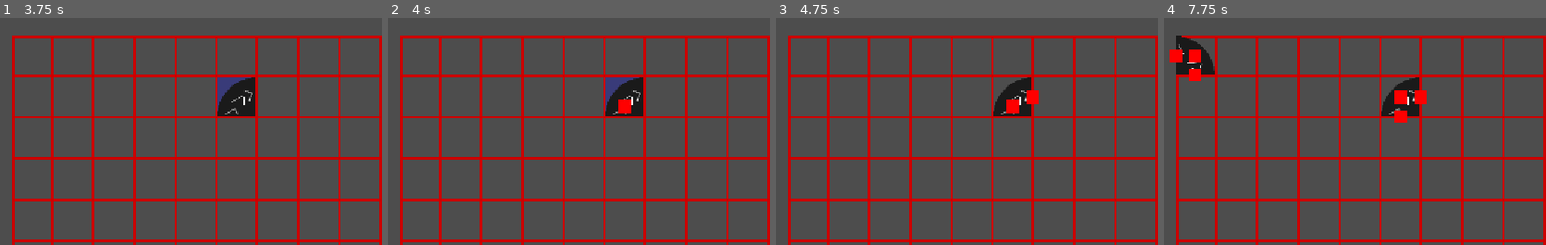
Above: before the commit, frames 1-4 (left to right).
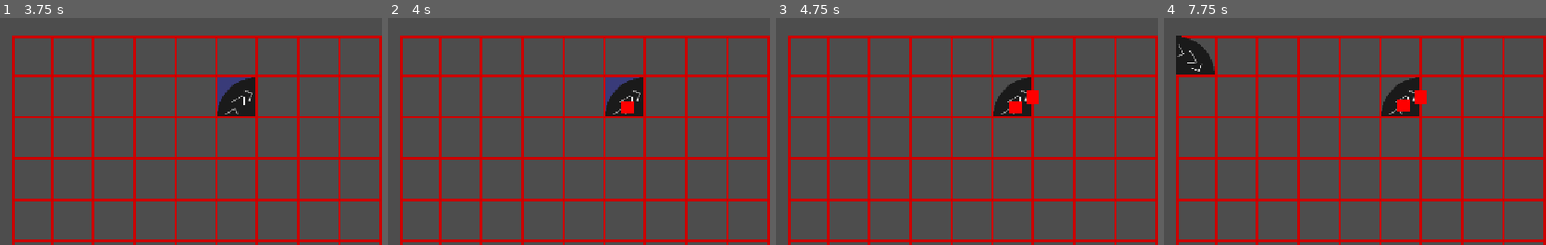
Above: after the commit, the same moments.

Repository: maksymiblue12/TFMG-Mania
Game: Godot game, scene res://world/world.tscn
The game is run twice, just before and just after one commit, with the same random seed, the same clock (stepped at 60 frames per second) and the same inputs.
Inputs (mouse positions are in pixels of both pictures, inside the frame that each line leads up to):
- Up to frame 1 (3.75 s): tap Enter (ui_accept) at 0.5, 0.77, 1.25, 1.52, 2, 2.75, 3.02, 3.5 s; move the mouse to (outside the picture) at 0.52 s; tap S (camera_down) at 0.6 s; click (outside the picture) at 0.67 s; move the mouse to (outside the picture) at 1.27 s; tap A (camera_left) at 1.35 s; click (outside the picture) at 1.42 s; move the mouse to (outside the picture) at 2.02 s; tap D (camera_right) at 2.1 s; click (outside the picture) at 2.17 s; move the mouse to (outside the picture) at 2.77 s; tap W (camera_up) at 2.85 s; click (outside the picture) at 2.92 s; move the mouse to (233, 99) at 3.52 s; hold C (change_building) from 3.53 s (still down); click (233, 99) at 3.67 s
- Up to frame 2 (4 s): keep holding C (change_building); tap Enter (ui_accept) at 3.77 s
- Up to frame 3 (4.75 s): move the mouse to (outside the picture) at 4.27 s; release C (change_building) at 4.28 s; tap R (rotate_building) at 4.35 s; click (outside the picture) at 4.42 s; tap Enter (ui_accept) at 4.52 s
- Up to frame 4 (7.75 s): move the mouse to (1213, 36) at 5.02 s; tap S (camera_down) at 5.1 s; click (1213, 36) at 5.17 s; tap Enter (ui_accept) at 5.75, 6.02, 6.77, 7.52 s; move the mouse to (outside the picture) at 5.77 s; tap A (camera_left) at 5.85 s; click (outside the picture) at 5.92 s; move the mouse to (outside the picture) at 6.52 s; tap D (camera_right) at 6.6 s; click (outside the picture) at 6.67 s; move the mouse to (outside the picture) at 7.27 s; tap W (camera_up) at 7.35 s; click (outside the picture) at 7.42 s

Frame 1 is identical in both runs. In frame 2, 0.1% of the frame differs, in the area x 60-65%, y 35-43%; in frame 3, 0.1%; in frame 4, 1.0%, in the area x 1-65%, y 13-47%.
Error after the commit: Invalid access to property or key 'has_tile' on a base object of type 'Nil'. (res://systems/belt_path/belt_manager.gd:30)

Commit message:
stuff

Diff:
--- a/assets/belt_animation.gdshader
+++ b/assets/belt_animation.gdshader
@@ -4,7 +4,12 @@
 
 void fragment() {
 	vec2 uv=UV;
+	uv.x+=sqrt(1.0-uv.y*uv.y);
+	if (!(uv.x<0.0||uv.x>1.0||uv.y<0.0||uv.y>1.0)) {
+		discard;
+	}
 	uv.y=fract(uv.y+speed*TIME);
+	uv.x=uv.x-sqrt(1.0-uv.y*uv.y);
 	vec4 col=texture(TEXTURE,uv);
 	COLOR=col;
 }
--- a/project.godot
+++ b/project.godot
@@ -24,11 +24,6 @@
 
 window/stretch/mode="canvas_items"
 window/stretch/aspect="expand"
-
-[editor]
-
-version_control/plugin_name="GitPlugin"
-version_control/autoload_on_startup=true
 
 [input]
 
--- a/systems/belt_path/belt_manager.gd
+++ b/systems/belt_path/belt_manager.gd
@@ -6,12 +6,7 @@
 var belt_paths:Array[BeltPath]=[]
 
 func is_belt(sq:Square,dir:GameConstants.DIRECTION):
-	if (!(sq and sq.has_tile)): return false
-	if (sq.tile.has_component("belt")):
-		return sq.tile.get_direction()==dir
-	elif (sq.tile.has_component("belt_corner")):
-		return sq.tile.get_starting_direction()==GameConstants.OPPOSITE_DIRECTION[dir]
-	return false
+	return sq and sq.has_tile and sq.tile.has_component("basic_belt") and sq.tile.get_direction()==dir
 
 func on_belt_added(belt:Belt):
 	var sq=belt.square
@@ -29,20 +24,22 @@
 
 func on_belt_corner_added(belt:BeltCorner):
 	var sq=belt.square
+	var bd=GameConstants.OPPOSITE_DIRECTION[belt.get_starting_direction()]
 	var back_tile=sq.get_direction_neighbours()[belt.get_starting_direction()]
 	var front_tile=sq.get_direction_neighbours()[belt.get_direction()]
-	if (is_belt(back_tile,belt.dir) and !is_belt(front_tile,belt.dir)):
+	if (back_tile.has_tile):
+		print(back_tile.tile," ",front_tile.tile," ",bd," ",back_tile.tile.get_direction())
+	if (is_belt(back_tile,bd) and !is_belt(front_tile,belt.get_direction())):
 		back_tile.tile.belt_path.add_belt(belt)
-	elif (!is_belt(back_tile,belt.dir) and is_belt(front_tile,belt.dir)):
+	elif (!is_belt(back_tile,bd) and is_belt(front_tile,belt.get_direction())):
 		front_tile.tile.belt_path.add_belt_before(belt)
-	elif (is_belt(back_tile,belt.dir) and is_belt(front_tile,belt.dir)):
+	elif (is_belt(back_tile,bd) and is_belt(front_tile,belt.get_direction())):
 		back_tile.tile.belt_path.add_belt(belt)
 		belt.belt_path.merge(front_tile.tile.belt_path)
 	else:
 		new_belt_path(belt)
 
 func new_belt_path(belt:BasicBelt):
-	print("aaa")
 	var p:BeltPath=BELT_PATH.instantiate()
 	add_child(p)
 	belt_paths.append(p)
--- a/systems/belt_path/belt_path.gd
+++ b/systems/belt_path/belt_path.gd
@@ -36,6 +36,7 @@
 	for i in belt.get_points_for_path():
 		curve.add_point(i)
 	length=curve.get_baked_length()
+	#line.points=curve.get_baked_points()
 
 func add_belt_before(belt:BasicBelt):
 	belt.belt_path=self
--- a/tiles/belt/basic_belt.gd
+++ b/tiles/belt/basic_belt.gd
@@ -2,6 +2,10 @@
 extends ItemInterface
 
 var belt_path:BeltPath
+
+func _init() -> void:
+	super._init()
+	components.append("basic_belt")
 
 func get_points_for_path():
 	assert(false,"Not Implemented")
--- a/tiles/belt/belt_corner.gd
+++ b/tiles/belt/belt_corner.gd
@@ -13,14 +13,42 @@
 	return GameConstants.OPPOSITE_DIRECTION[dir] if flipped else dir
 
 func get_starting_direction():
-	return GameConstants.NEXT_DIRECTION[GameConstants.OPPOSITE_DIRECTION[dir]] if flipped else GameConstants.NEXT_DIRECTION[dir]
+	return GameConstants.NEXT_DIRECTION[dir]
 
 func get_points_for_path():
-	return [get_direction_side(GameConstants.NEXT_DIRECTION[dir]),get_center(),get_direction_side(dir)]
+	var ps=[]
+	var segments=10.0
+	var rx=$Sprite2D.get_rect().size.x
+	var ry=$Sprite2D.get_rect().size.y
+	var r=$Sprite2D.get_rect().size.x/2
+	var start:Vector2
+	var offset:float
+	if (dir==GameConstants.DIRECTION.RIGHT):
+		start=global_position+Vector2((0 if flipped else rx),ry)
+		offset=180 if flipped else 270
+	elif (dir==GameConstants.DIRECTION.DOWN):
+		start=global_position+Vector2(0,(0 if flipped else ry))
+		offset=90 if flipped else 180
+	elif (dir==GameConstants.DIRECTION.LEFT):
+		start=global_position+Vector2((rx if flipped else 0),0)
+		offset=0 if flipped else 90
+	elif (dir==GameConstants.DIRECTION.UP):
+		start=global_position+Vector2(rx,(ry if flipped else 0))
+		offset=270 if flipped else 0
+
+	var rn=range(segments+1) if flipped else range(segments,-1,-1)
+	for i in rn:
+		var a=deg_to_rad(offset+i/segments*90)
+		var x=start.x-cos(a)*r
+		var y=start.y+sin(a)*r
+		ps.append(Vector2(x,y))
+	return ps
 
 func _ready() -> void:
 	super._ready()
 	GameState.belt_manager.on_belt_corner_added(self)
+	if (flipped):
+		$Sprite2D.flip_v=true
 
 func copy_to(tile):
 	super.copy_to(tile)
--- a/tiles/item_acceptor.gd
+++ b/tiles/item_acceptor.gd
@@ -8,7 +8,7 @@
 	super._init()
 	components.append("item_acceptor")
 
-func on_accepted_item():
+func on_item_accepted():
 	pass
 
 func pop_accepted_item():
@@ -16,15 +16,18 @@
 	accepted_item=GameConstants.ITEM_TYPE.NONE
 	return t
 
+func can_accept_item():
+	return true
+
 func copy_to(tile):
 	super.copy_to(tile)
 	tile.accepted_item=accepted_item
 	tile.acceptor_active=acceptor_active
 
 func try_accept_item(item_type:GameConstants.ITEM_TYPE):
-	if (!acceptor_active): return false
+	if (!acceptor_active or !can_accept_item()): return false
 	if (accepted_item==GameConstants.ITEM_TYPE.NONE):
 		accepted_item=item_type
-		on_accepted_item()
+		on_item_accepted()
 		return true
 	return false
--- a/tiles/item_ejector.gd
+++ b/tiles/item_ejector.gd
@@ -14,6 +14,9 @@
 		return true
 	return false
 
+func clear_ejector_item():
+	item_to_eject=GameConstants.ITEM_TYPE.NONE
+
 func on_item_ejected():
 	pass
 
@@ -23,10 +26,11 @@
 	tile.ejector_active=ejector_active
 
 func _process(_delta: float) -> void:
-	if (!ejector_active): return
-	var sq=square.get_direction_neighbours()[dir]
+	super._process(_delta)
+	if (!ejector_active or item_to_eject==GameConstants.ITEM_TYPE.NONE): return
+	var sq=square.get_direction_neighbours()[get_direction()]
 	if (sq and sq.has_tile and sq.tile.has_component("item_acceptor")):
-		var t=(sq.tile as ItemAcceptor)
+		var t=sq.tile
 		if (t.try_accept_item(item_to_eject)):
 			item_to_eject=GameConstants.ITEM_TYPE.NONE
 			on_item_ejected()
--- a/tiles/item_interface.gd
+++ b/tiles/item_interface.gd
@@ -52,7 +52,7 @@
 func _process(_delta: float) -> void:
 	super._process(_delta)
 	if (!ejector_active or item_to_eject==GameConstants.ITEM_TYPE.NONE): return
-	var sq=square.get_direction_neighbours()[dir]
+	var sq=square.get_direction_neighbours()[get_direction()]
 	if (sq and sq.has_tile and sq.tile.has_component("item_acceptor")):
 		var t=sq.tile
 		if (t.try_accept_item(item_to_eject)):
